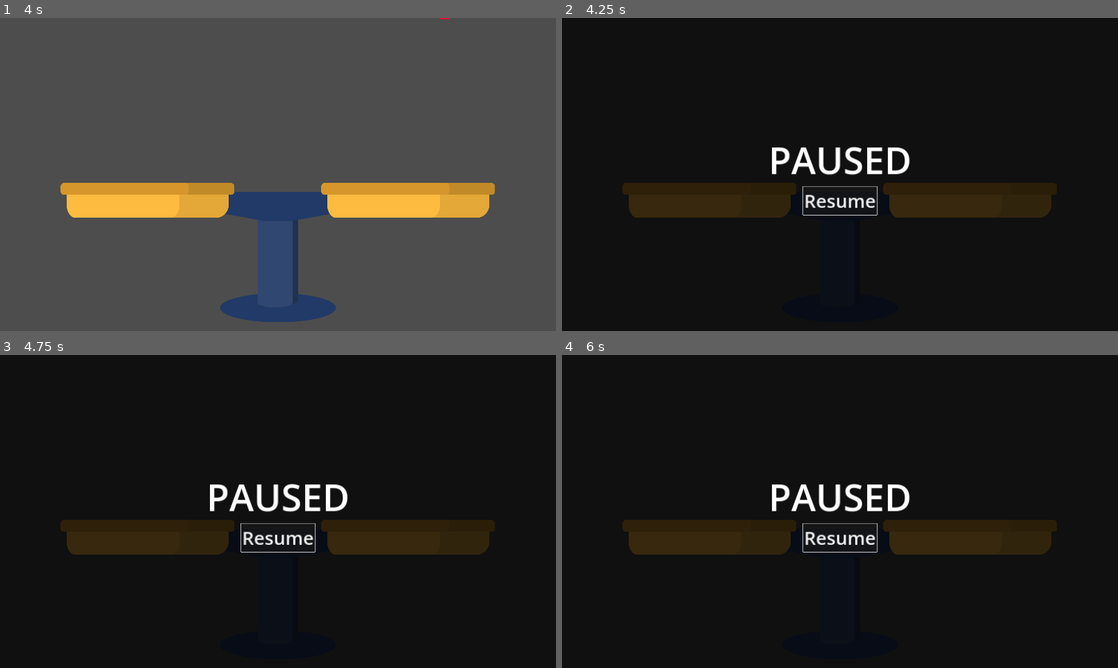
Above: before the commit, frames 1-4 (two rows, left to right).
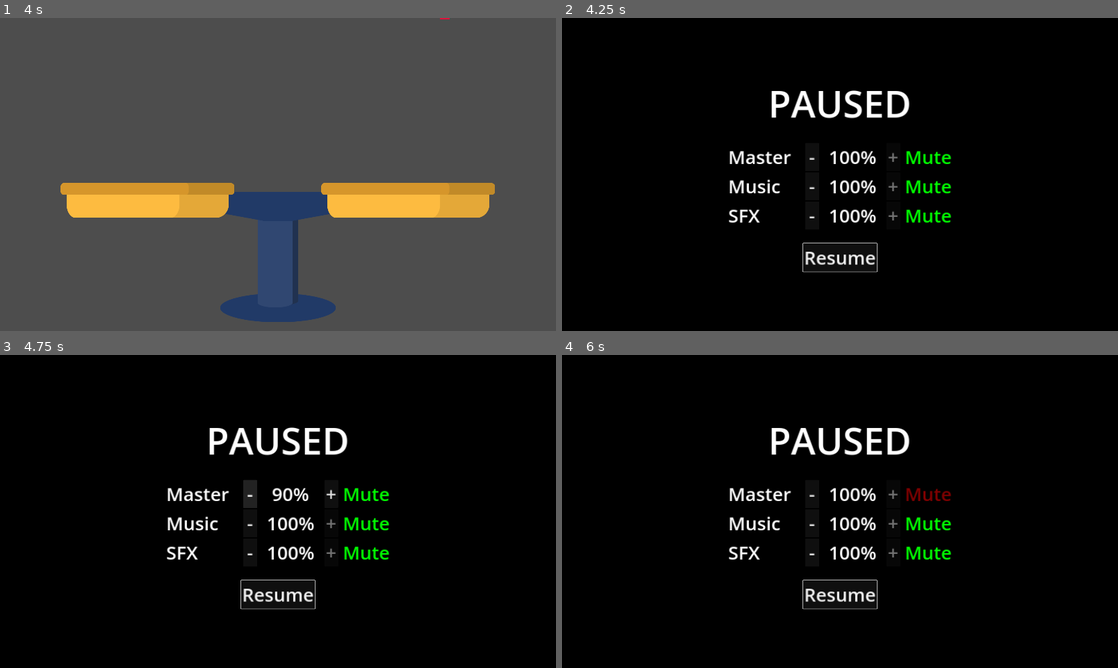
Above: after the commit, the same moments.

Repository: njamster/gmtk_jam_2024
Game: Godot game, scene res://screens/game.tscn
The game is run twice, just before and just after one commit, with the same random seed, the same clock (stepped at 60 frames per second) and the same inputs.
Inputs (mouse positions are in pixels of both pictures, inside the frame that each line leads up to):
- Up to frame 1 (4 s): tap Enter at 0.5, 2, 3.5 s; move the mouse to (400, 158) at 0.52 s; tap Space at 1.25, 2.75 s; move the mouse to (166, 190) at 1.27 s; move the mouse to (333, 105) at 2.02 s; move the mouse to (250, 237) at 2.77 s; move the mouse to (444, 221) at 3.52 s
- Up to frame 2 (4.25 s): tap Escape (pause_game) at 4.15 s
- Up to frame 3 (4.75 s): click (250, 492) at 4.25 s, where only the run after the commit has a clickable "-"
- Up to frame 4 (6 s): click (895, 492) at 5 s, where only the run after the commit has a clickable "+"; click (928, 492) at 5.75 s, where only the run after the commit has a clickable "Mute"

Frame 1 is identical in both runs. In frame 2, 10% of the frame differs, in the area x 10-89%, y 23-82%; in frame 3, 10%; in frame 4, 10%.

Commit message:
Add volume settings to the pause menu
- Changes the pause menu's background color to solid black.
- Changes the `process_mode` of the AudioManager's MusicPlayer to
  "Always", so it keeps playing while the game is paused.
- Volume settings don't persist across restarts yet.

Diff:
--- a/autoloads/audio_manager/audio_manager.tscn
+++ b/autoloads/audio_manager/audio_manager.tscn
@@ -5,6 +5,7 @@
 [node name="AudioManager" type="Node"]
 
 [node name="MusicPlayer" type="AudioStreamPlayer" parent="."]
+process_mode = 3
 stream = ExtResource("1_enw3c")
 autoplay = true
 bus = &"Music"
--- a/screens/game.tscn
+++ b/screens/game.tscn
@@ -2,7 +2,7 @@
 
 [ext_resource type="Script" path="res://screens/game.gd" id="1_b4tnn"]
 [ext_resource type="PackedScene" uid="uid://brvkk4mplduis" path="res://scale/scale.tscn" id="1_lebfw"]
-[ext_resource type="PackedScene" uid="uid://b766c28kkk1lh" path="res://screens/pause_screen.tscn" id="3_qkx4y"]
+[ext_resource type="PackedScene" uid="uid://b766c28kkk1lh" path="res://screens/pause_screen/pause_screen.tscn" id="3_qkx4y"]
 
 [sub_resource type="WorldBoundaryShape2D" id="WorldBoundaryShape2D_5b2na"]
 
--- a/screens/pause_screen.tscn
+++ b/screens/pause_screen/pause_screen.tscn
@@ -1,6 +1,7 @@
-[gd_scene load_steps=2 format=3 uid="uid://b766c28kkk1lh"]
+[gd_scene load_steps=3 format=3 uid="uid://b766c28kkk1lh"]
 
-[ext_resource type="Script" path="res://screens/pause_screen.gd" id="1_8qclp"]
+[ext_resource type="Script" path="res://screens/pause_screen/pause_screen.gd" id="1_8qclp"]
+[ext_resource type="PackedScene" uid="uid://dgfxvf63xbiqv" path="res://screens/pause_screen/volume_setter.tscn" id="2_xld4j"]
 
 [node name="PauseScreen" type="CanvasLayer"]
 script = ExtResource("1_8qclp")
@@ -11,7 +12,7 @@
 anchor_bottom = 1.0
 grow_horizontal = 2
 grow_vertical = 2
-color = Color(0, 0, 0, 0.784314)
+color = Color(0, 0, 0, 1)
 
 [node name="Buttons" type="VBoxContainer" parent="."]
 anchors_preset = 8
@@ -25,12 +26,31 @@
 offset_bottom = 33.0
 grow_horizontal = 2
 grow_vertical = 2
+theme_override_constants/separation = 48
 
 [node name="Heading" type="Label" parent="Buttons"]
 layout_mode = 2
+size_flags_horizontal = 4
 theme_override_font_sizes/font_size = 128
 text = "Paused"
 uppercase = true
+
+[node name="VolumeSettings" type="VBoxContainer" parent="Buttons"]
+layout_mode = 2
+
+[node name="MasterVolume" parent="Buttons/VolumeSettings" instance=ExtResource("2_xld4j")]
+layout_mode = 2
+volume_in_percent = null
+
+[node name="MusicVolume" parent="Buttons/VolumeSettings" instance=ExtResource("2_xld4j")]
+layout_mode = 2
+bus_name = 1
+volume_in_percent = null
+
+[node name="SFXVolume" parent="Buttons/VolumeSettings" instance=ExtResource("2_xld4j")]
+layout_mode = 2
+bus_name = 2
+volume_in_percent = null
 
 [node name="Resume" type="Button" parent="Buttons"]
 unique_name_in_owner = true
--- /dev/null
+++ b/screens/pause_screen/volume_setter.gd
@@ -0,0 +1,47 @@
+@tool
+extends HBoxContainer
+
+
+const STEP_SIZE := 10  # percent
+
+@export_enum("Master", "Music", "SFX") var bus_name := 0:
+	set(value):
+		bus_name = value
+		if is_inside_tree():
+			match bus_name:
+				0:
+					$Name.text = "Master"
+				1:
+					$Name.text = "Music"
+				2:
+					$Name.text = "SFX"
+			volume_in_percent = roundi(db_to_linear(AudioServer.get_bus_volume_db(bus_name)) * 100)
+			$Mute.button_pressed = AudioServer.is_bus_mute(bus_name)
+
+@export var volume_in_percent := 100:
+	set(value):
+		volume_in_percent = clamp(value, 0, 100)
+		if is_inside_tree():
+			var volume_in_db := linear_to_db(volume_in_percent / 100.0)
+			AudioServer.set_bus_volume_db(bus_name, volume_in_db)
+			$Decrease.disabled = (volume_in_percent == 0)
+			$Value.text = str(volume_in_percent) + "%"
+			$Increase.disabled = (volume_in_percent == 100)
+
+
+func _enter_tree() -> void:
+	# trigger setters manually
+	bus_name = bus_name
+
+
+func _on_decrease_pressed() -> void:
+	volume_in_percent -= STEP_SIZE
+
+
+func _on_increase_pressed() -> void:
+	volume_in_percent += STEP_SIZE
+
+
+func _on_mute_toggled(toggled_on: bool) -> void:
+	AudioServer.set_bus_mute(bus_name, toggled_on)
+	$Mute.button_pressed = toggled_on
--- /dev/null
+++ b/screens/pause_screen/volume_setter.tscn
@@ -0,0 +1,67 @@
+[gd_scene load_steps=6 format=3 uid="uid://dgfxvf63xbiqv"]
+
+[ext_resource type="Script" path="res://screens/pause_screen/volume_setter.gd" id="1_xjkcg"]
+
+[sub_resource type="StyleBoxEmpty" id="StyleBoxEmpty_ogyge"]
+
+[sub_resource type="StyleBoxEmpty" id="StyleBoxEmpty_iw1j6"]
+
+[sub_resource type="StyleBoxEmpty" id="StyleBoxEmpty_41hqy"]
+
+[sub_resource type="StyleBoxEmpty" id="StyleBoxEmpty_15rgw"]
+
+[node name="MasterVolume" type="HBoxContainer"]
+theme_override_constants/separation = 16
+script = ExtResource("1_xjkcg")
+
+[node name="Name" type="Label" parent="."]
+custom_minimum_size = Vector2(250, 0)
+layout_mode = 2
+size_flags_horizontal = 3
+theme_override_font_sizes/font_size = 64
+text = "Master"
+
+[node name="Decrease" type="Button" parent="."]
+custom_minimum_size = Vector2(48, 0)
+layout_mode = 2
+focus_mode = 0
+mouse_default_cursor_shape = 2
+theme_override_font_sizes/font_size = 64
+text = "-"
+
+[node name="Value" type="Label" parent="."]
+custom_minimum_size = Vector2(200, 0)
+layout_mode = 2
+theme_override_font_sizes/font_size = 64
+text = "100%"
+horizontal_alignment = 1
+
+[node name="Increase" type="Button" parent="."]
+custom_minimum_size = Vector2(48, 0)
+layout_mode = 2
+focus_mode = 0
+mouse_default_cursor_shape = 2
+theme_override_font_sizes/font_size = 64
+text = "+"
+
+[node name="Mute" type="Button" parent="."]
+custom_minimum_size = Vector2(48, 0)
+layout_mode = 2
+focus_mode = 0
+mouse_default_cursor_shape = 2
+theme_override_colors/font_hover_pressed_color = Color(0.5, 0, 0, 1)
+theme_override_colors/font_hover_color = Color(0, 0.5, 0, 1)
+theme_override_colors/font_pressed_color = Color(1, 0, 0, 1)
+theme_override_colors/font_color = Color(0, 1, 0, 1)
+theme_override_font_sizes/font_size = 64
+theme_override_styles/hover_pressed = SubResource("StyleBoxEmpty_ogyge")
+theme_override_styles/hover = SubResource("StyleBoxEmpty_iw1j6")
+theme_override_styles/pressed = SubResource("StyleBoxEmpty_41hqy")
+theme_override_styles/normal = SubResource("StyleBoxEmpty_15rgw")
+toggle_mode = true
+text = "Mute"
+
+[connection signal="pressed" from="Decrease" to="." method="_on_decrease_pressed"]
+[connection signal="pressed" from="Increase" to="." method="_on_increase_pressed"]
+[connection signal="pressed" from="Mute" to="." method="_on_mute_pressed"]
+[connection signal="toggled" from="Mute" to="." method="_on_mute_toggled"]
Renamed: screens/pause_screen.gd -> screens/pause_screen/pause_screen.gd
